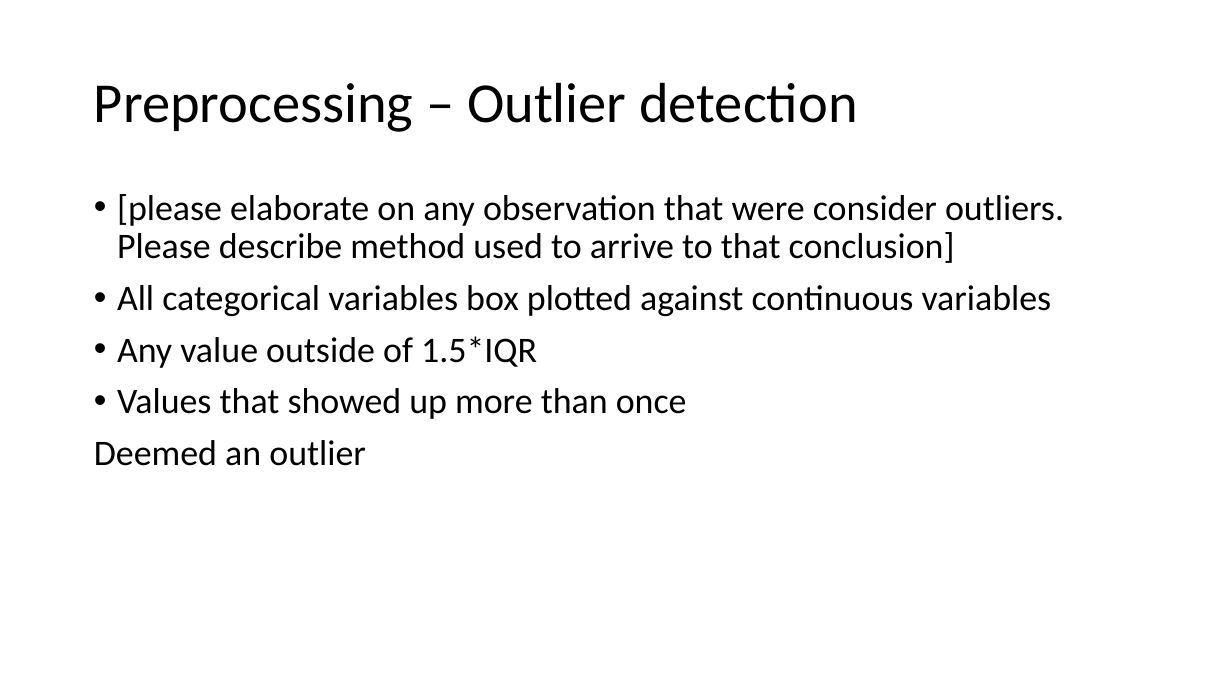
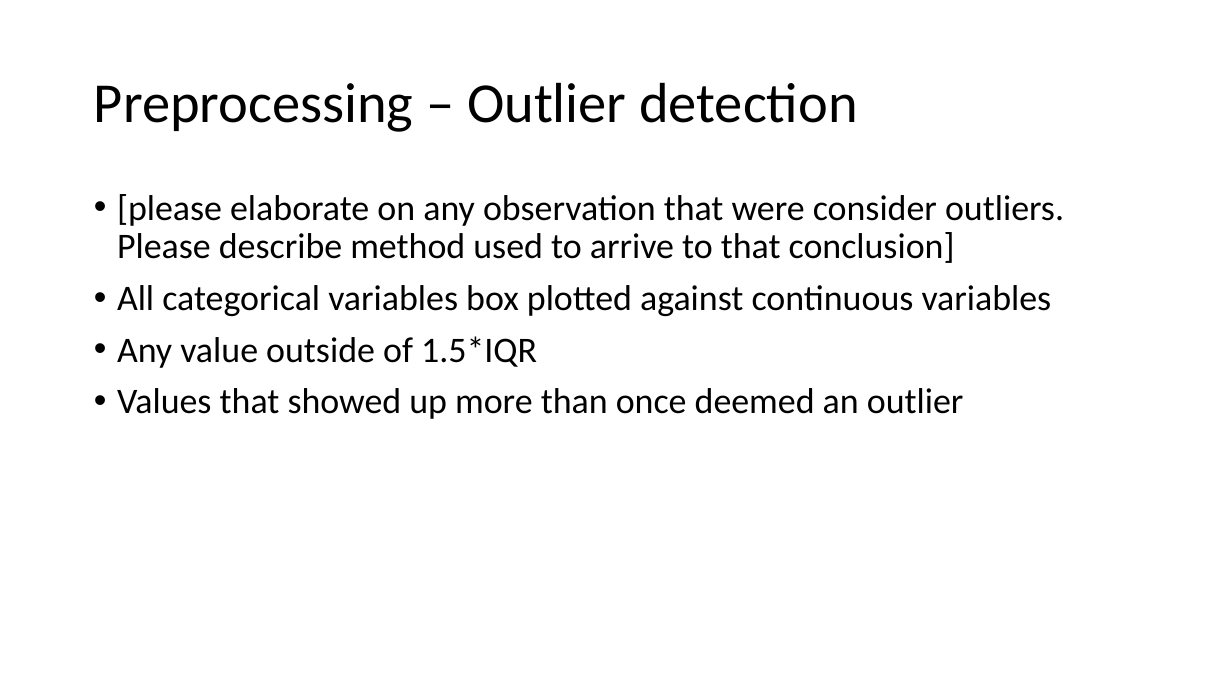
Before and after one commit to donaldsonm731/Asthma_Prediction, a slide deck: slide 7 of Mid_Semester_Pres.pptx. Drawn at 1232x693 pixels with LibreOffice and Linux fonts; fonts in the diff are those of the drawing. Boxes give left, top, right and bottom in pixels: in the first picture for what was removed or moved away, otherwise in the second. Text is boxed around its words. In the diff, an @@ line names an element or a change of style, - is before the commit and + after.

```diff
--- a/Mid_Semester_Pres.pptx
+++ b/Mid_Semester_Pres.pptx
@@ text at (117, 388, 964, 419): text changed @@
-• Values that showed up more than once
-Deemed an outlier
+• Values that showed up more than once deemed an outlier
```
Also in this commit, not shown: 6 other slides changed, 4 other files.
